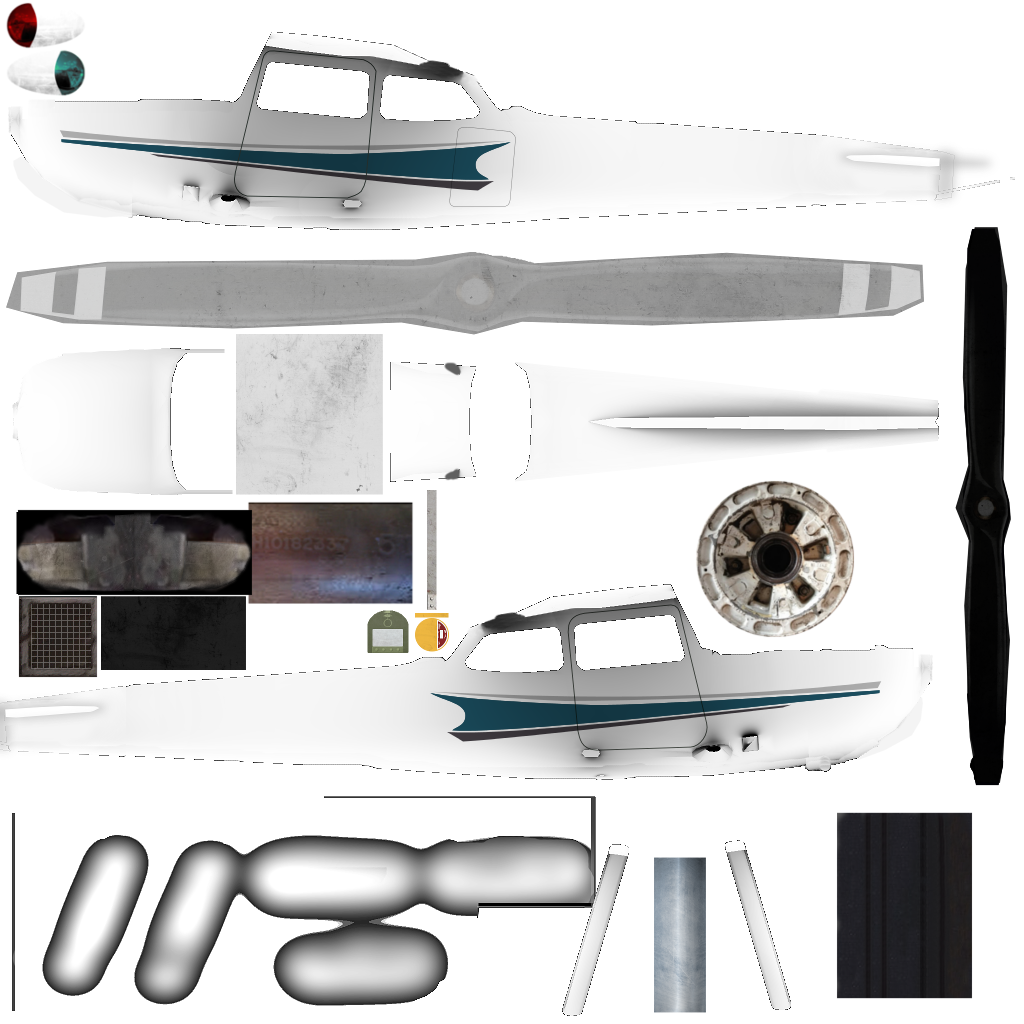
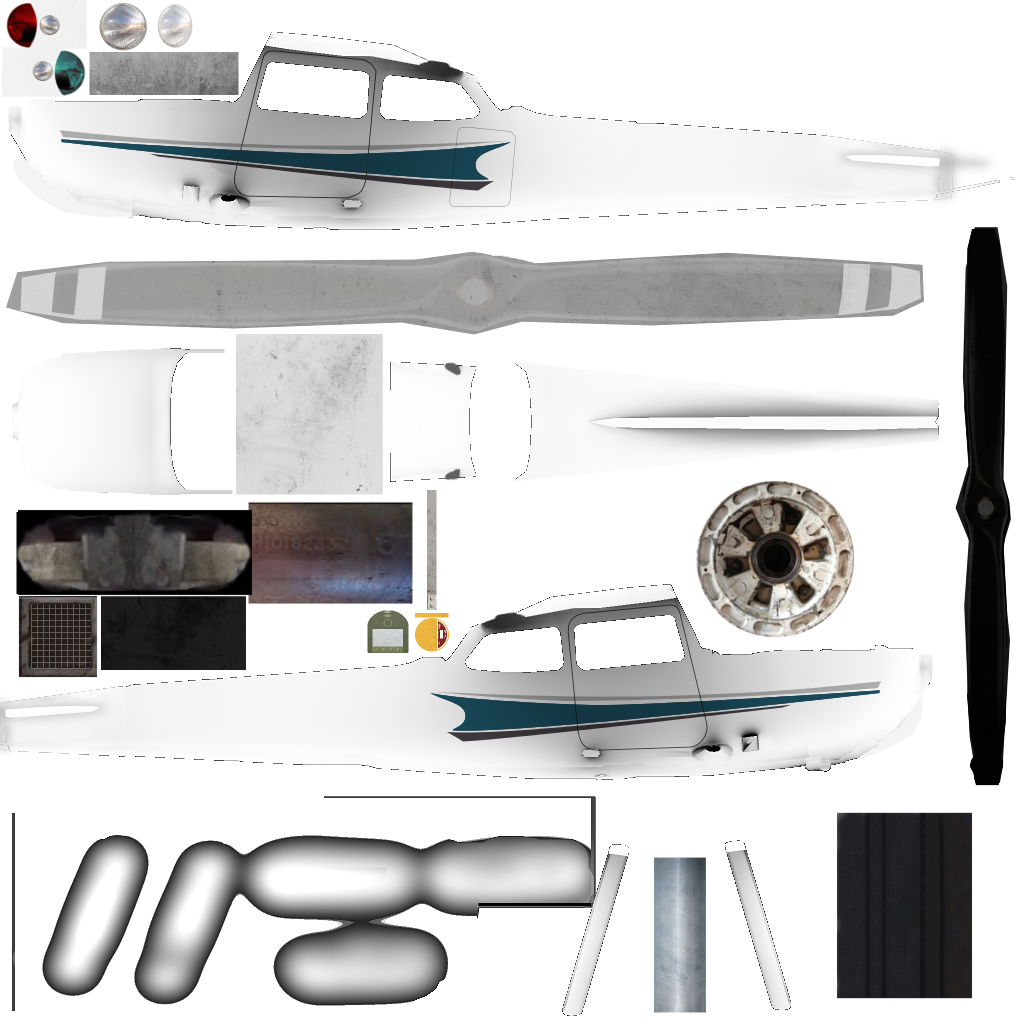
Two versions of the same layered image (1024×1024). Layer-by-layer changes:
added layer "Clipboard #2" above "Clipboard #4" over (x1=2, y1=0, x2=239, y2=97)
